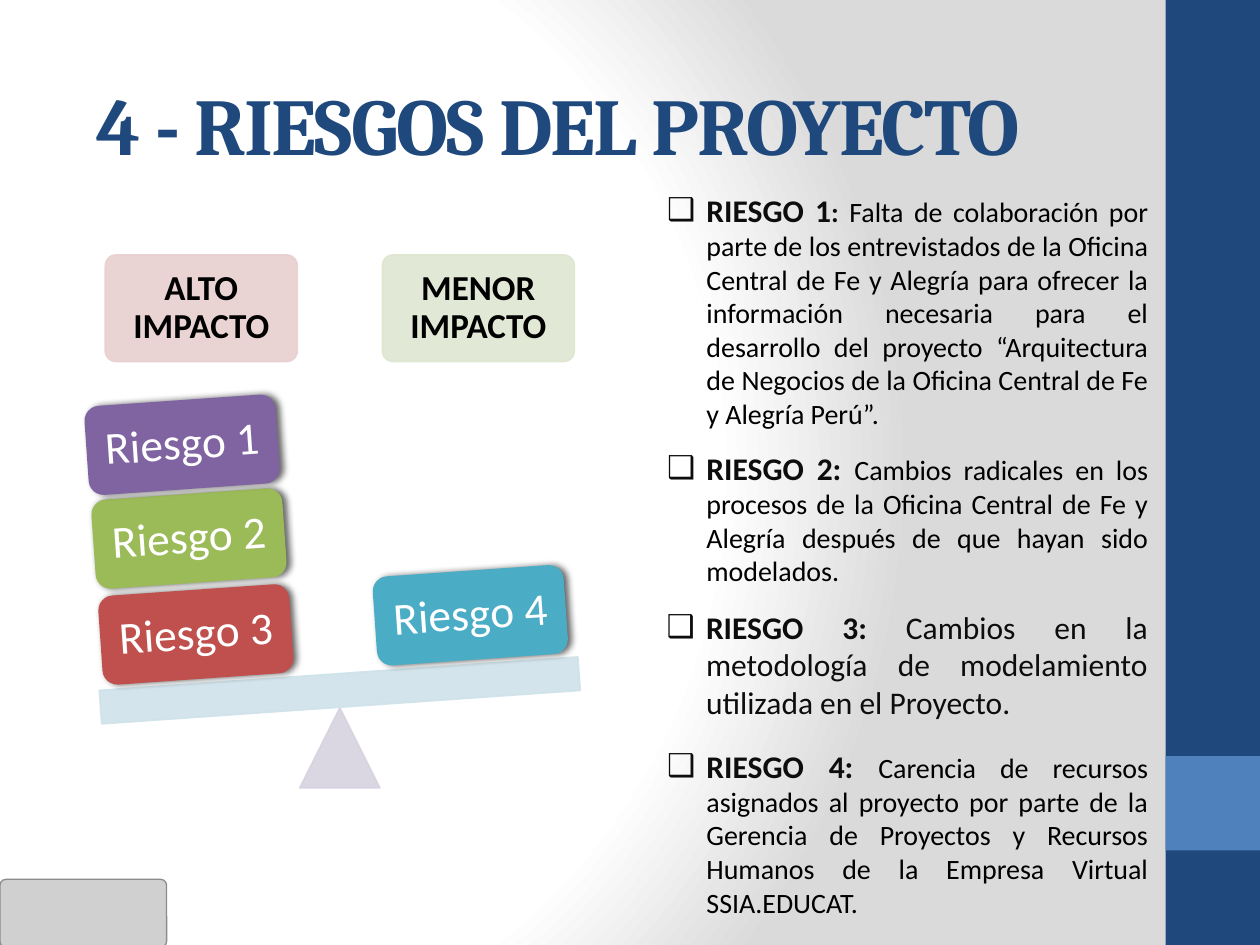
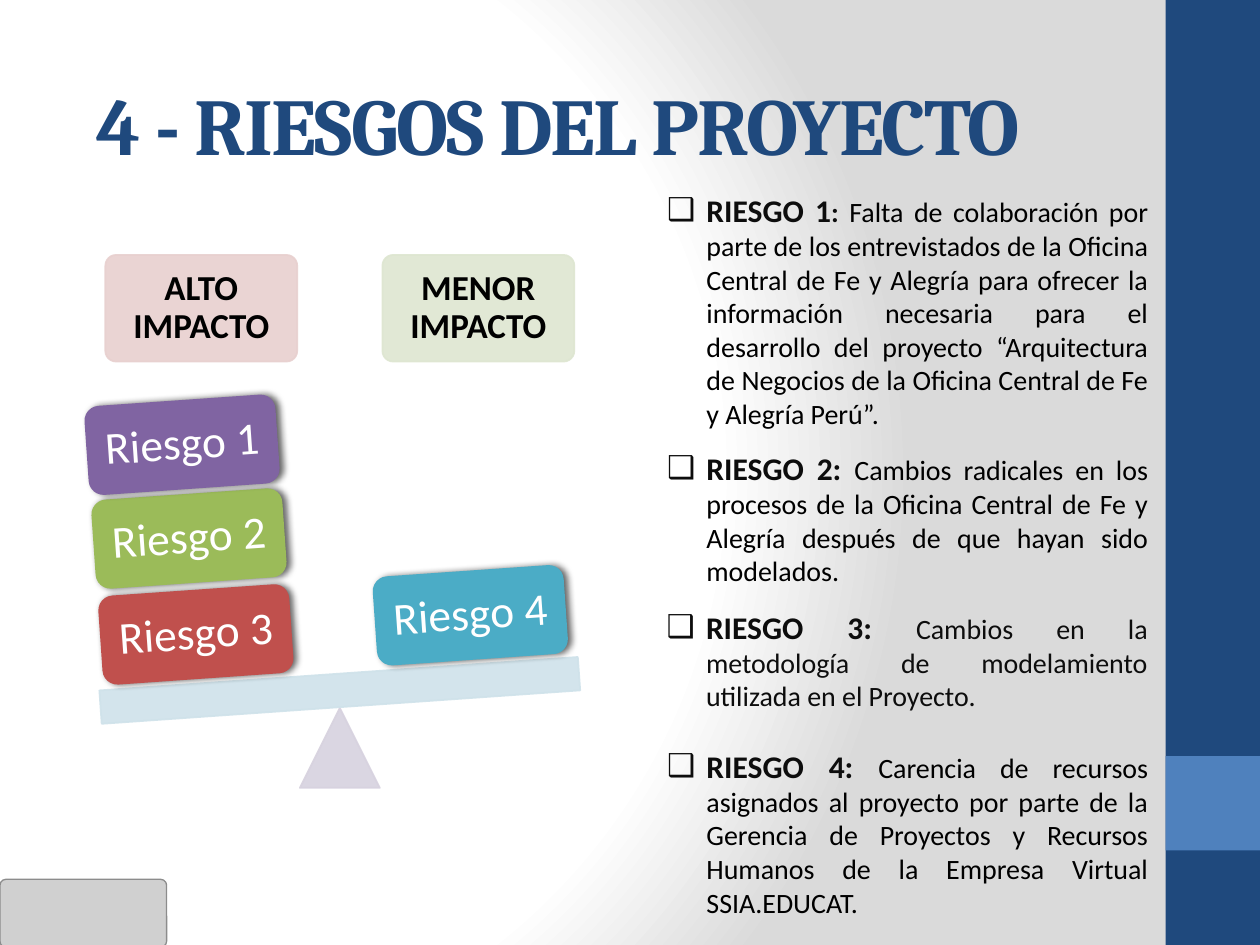
Before and after one commit to cms/proyecto-fya, a slide deck: slide 8 of Presentacion Final Ciclo 2011-02/ANOCFAP-[Presentación Final v2.0].pptx. Drawn at 1260x945 pixels with LibreOffice and Linux fonts; fonts in the diff are those of the drawing; grey boxes stand for pictures. Boxes give left, top, right and bottom in pixels: in the first picture for what was removed or moved away, otherwise in the second. Text is boxed around its words. In the diff, an @@ line names an element or a change of style, - is before the commit and + after.

```diff
--- a/Presentacion Final Ciclo 2011-02/ANOCFAP-[Presentación Final v2.0].pptx
+++ b/Presentacion Final Ciclo 2011-02/ANOCFAP-[Presentación Final v2.0].pptx
@@ text "RIESGO 3: Cambios en la ..." at box(706, 618, 1148, 711): size 18 to 16 pt in "Cambios en la metodología de modelamiento utilizada ..." @@
```
Also in this commit, not shown: 6 other slides changed, 8 slides added, 1 slide removed, 1 other file.
